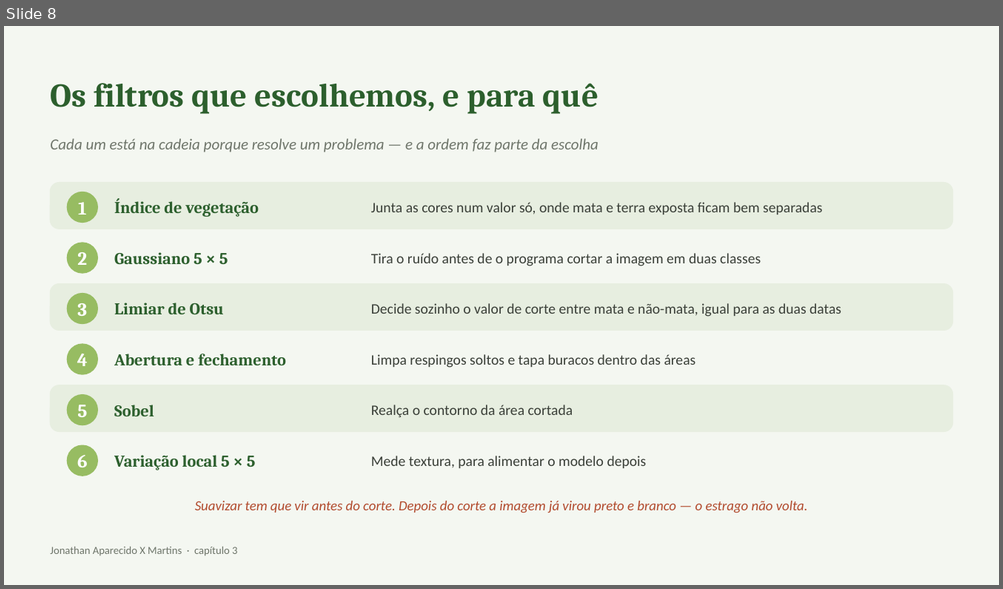
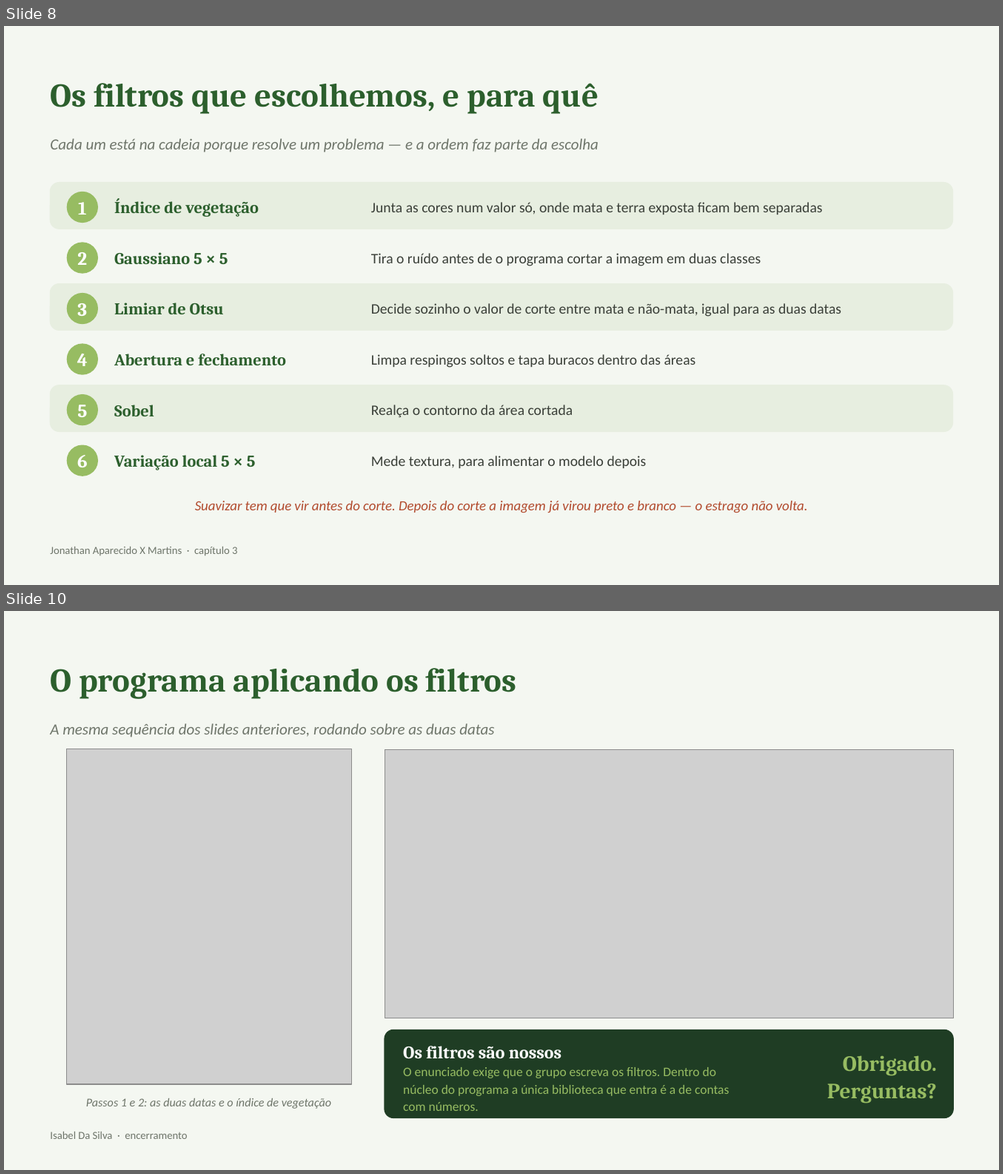
Before and after one commit to DevAndreMassarente/aps-desmatamento-satelite, a slide deck: entrega/apresentacao-qualificacao.pptx. Shown one above the other, each under a label of ours: slide 8 before the commit, slides 8 and 10 after it; the slides between them are not shown. The pictures are 1003x589 and 1003x1174 pixels, drawn with LibreOffice and Linux fonts; fonts in the diff are those of the drawing; grey boxes stand for pictures. Boxes give left, top, right and bottom in pixels: in the first picture for what was removed or moved away, otherwise in the second. Text is boxed around its words. In the diff, an @@ line names an element or a change of style, - is before the commit and + after.

```diff
--- a/entrega/apresentacao-qualificacao.pptx
+++ b/entrega/apresentacao-qualificacao.pptx
@@ slide 10 added at [4, 611, 999, 1170], background #F4F7F1 @@
@@ text added at [50, 668, 516, 699], 32 pt, text #2C5F2D, bold @@
+O programa aplicando os filtros
@@ text added at [50, 723, 494, 738], 15 pt, text #6E756A, italic @@
+A mesma sequência dos slides anteriores, rodando sobre as duas datas
@@ picture added at [66, 749, 351, 1085] @@
@@ picture added at [384, 750, 953, 1019] @@
@@ rounded rectangle added at [384, 1031, 953, 1119], fill #1F3D24, outline #1F3D24 1 pt @@
@@ text added at [403, 1046, 561, 1059], 17 pt, text #FFFFFF, bold @@
+Os filtros são nossos
@@ text added at [403, 1068, 728, 1111], 12.5 pt, text #97BC62 @@
+O enunciado exige que o grupo escreva os filtros. Dentro do núcleo do programa a única biblioteca que entra é a de contas com números.
@@ text added at [827, 1056, 936, 1103], 21 pt, text #97BC62, bold @@
+Obrigado.
+Perguntas?
@@ text added at [86, 1099, 331, 1109], 11.5 pt, text #6E756A, italic @@
+Passos 1 e 2: as duas datas e o índice de vegetação
@@ text added at [50, 1132, 187, 1139], 10.5 pt, text #6E756A @@
+Isabel Da Silva · encerramento
```
Also in this commit, not shown: 1 other slide added, 3 slides removed, 10 other files.
